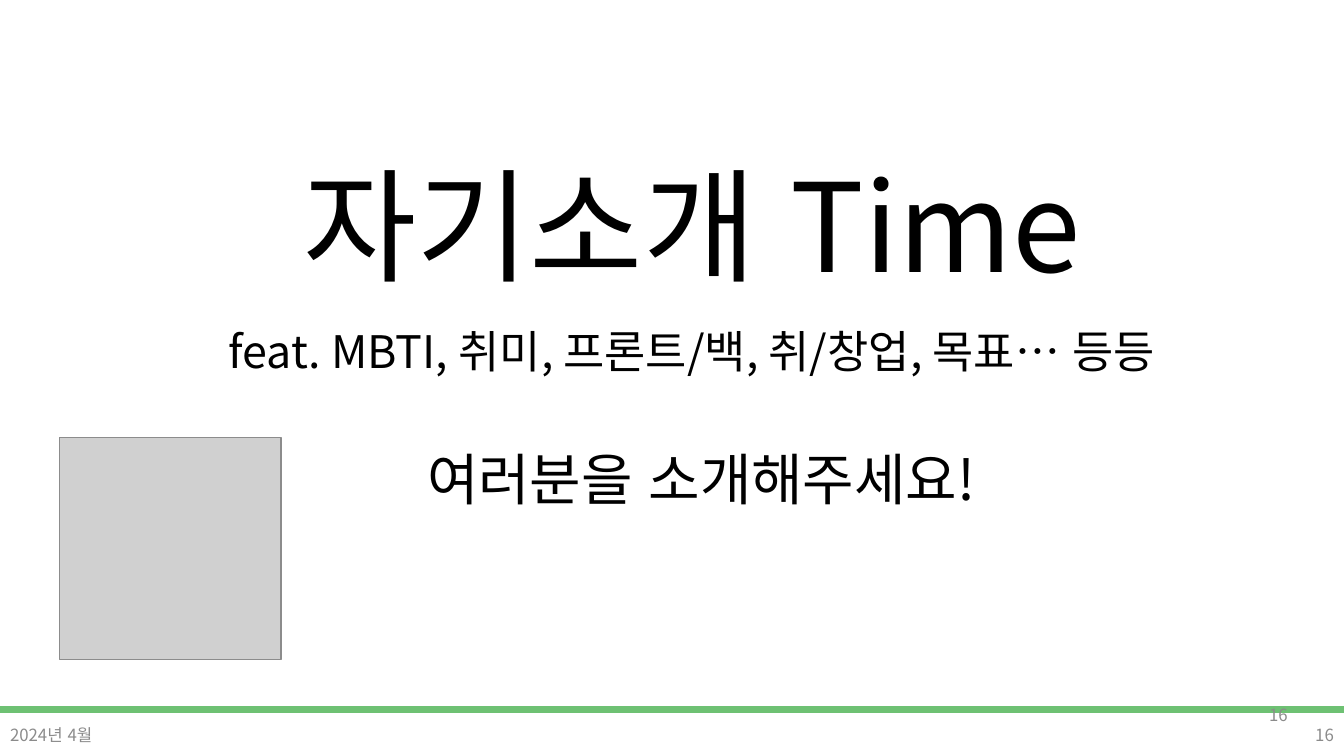
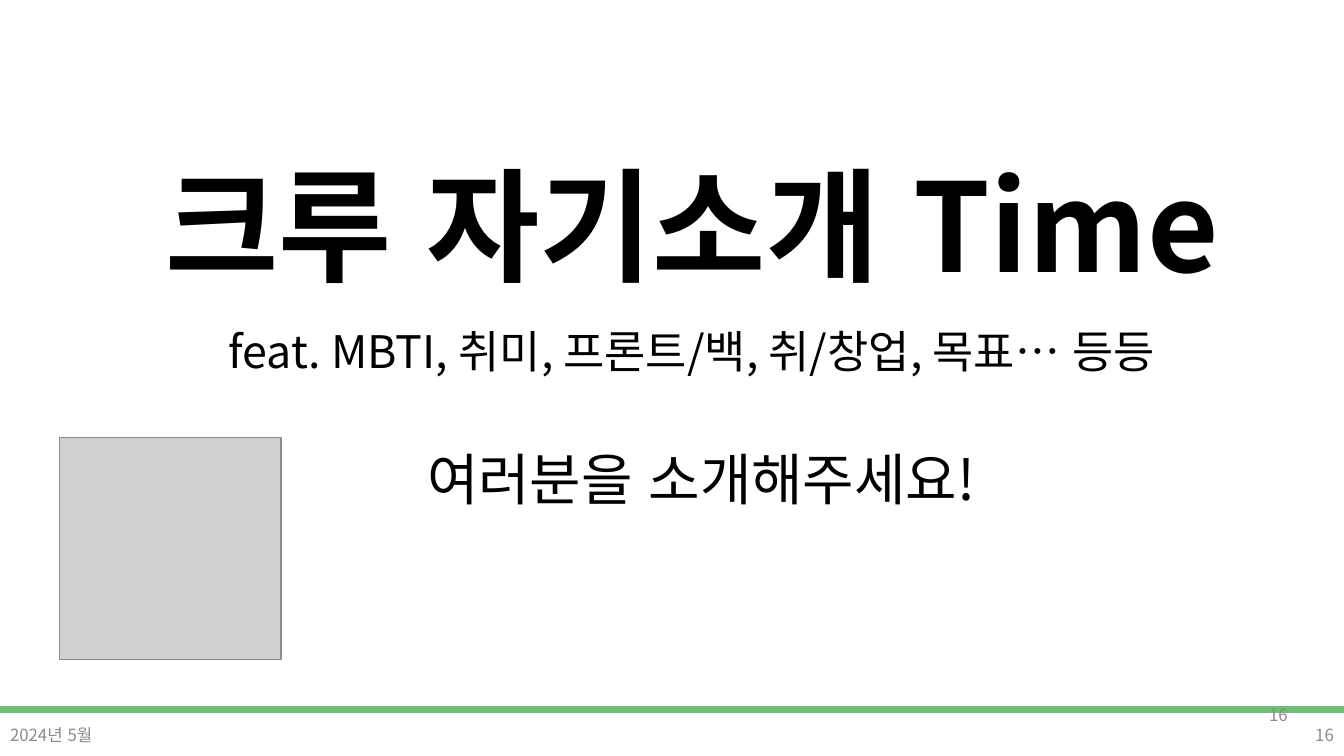
Before and after one commit to DevDamon0527/SeSAC_Yeongdeungpo_Campus_6th, a slide deck: slide 16 of material/[SeSAC_YDP_6] 01_ot,git.pptx. Drawn at 1344x756 pixels with LibreOffice and Linux fonts; fonts in the diff are those of the drawing; grey boxes stand for pictures; background and template pictures are left out. Boxes give left, top, right and bottom in pixels: in the first picture for what was removed or moved away, otherwise in the second. Text is boxed around its words. In the diff, an @@ line names an element or a change of style, - is before the commit and + after.

```diff
--- a/material/[SeSAC_YDP_6] 01_ot,git.pptx
+++ b/material/[SeSAC_YDP_6] 01_ot,git.pptx
@@ text at bbox=[165, 168, 1219, 283]: text changed; bold on @@
-자기소개 Time
+크루 자기소개 Time
@@ text at bbox=[10, 727, 93, 742]: text changed @@
-2024년 4월
+2024년 5월
```
Also in this commit, not shown: 29 other slides changed, 5 slides added, 4 slides removed.
